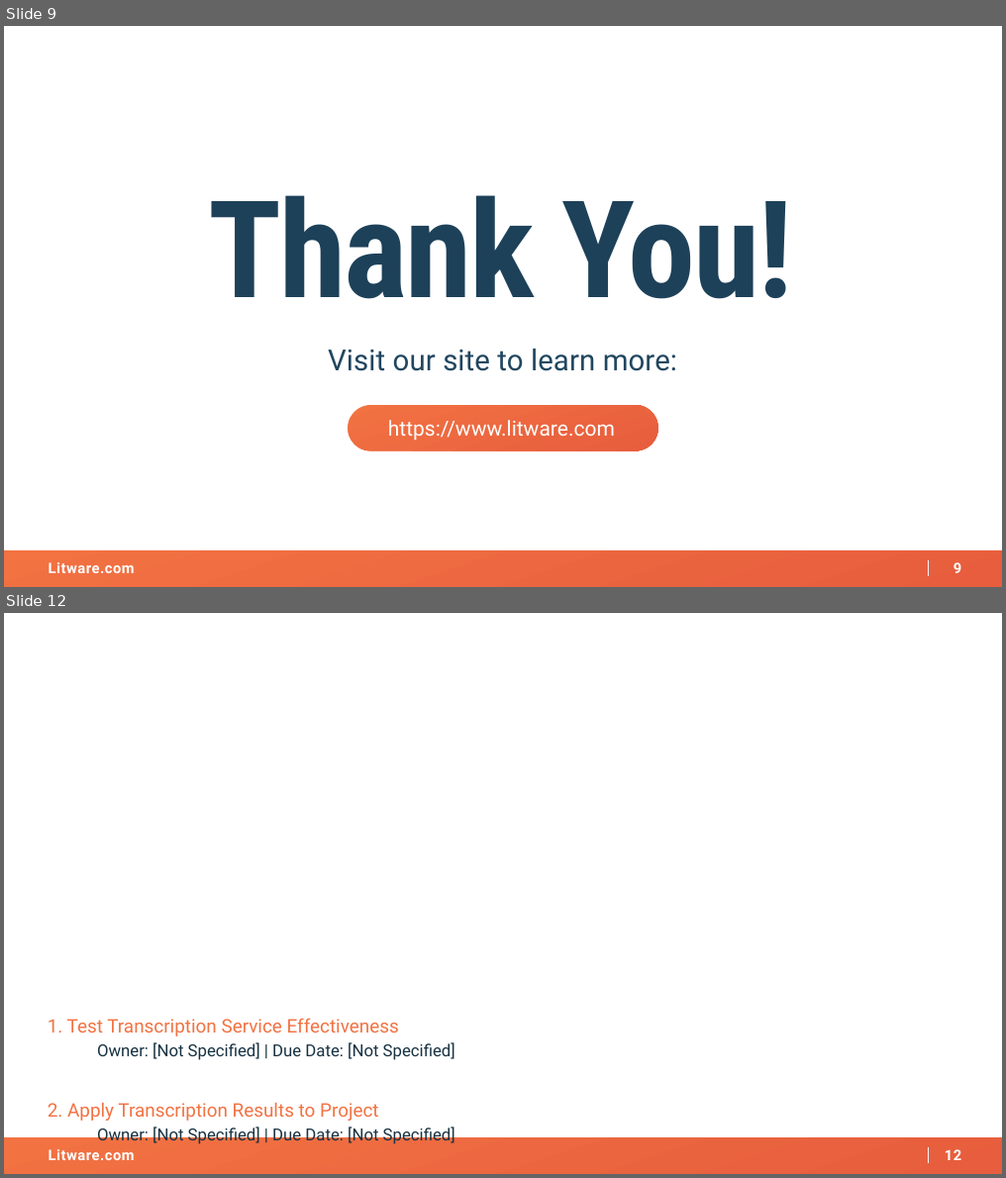
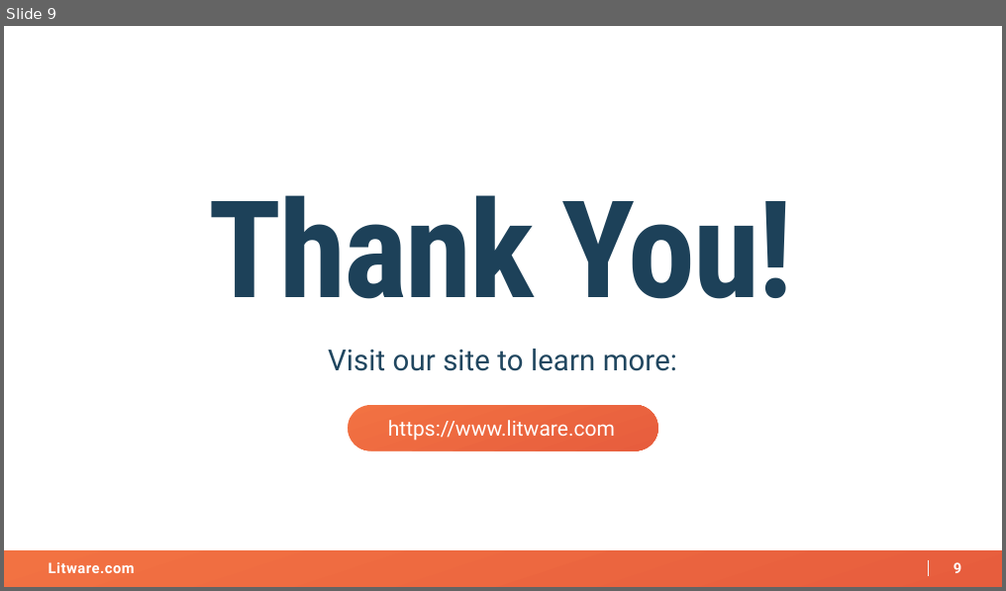
Before and after one commit to AKercha1/justtemporary, a slide deck: someproject/artifacts/kickoff-deck.pptx. Shown one above the other, each under a label of ours: slides 9 and 12 before the commit, slide 9 after it; the slides between them are not shown. The pictures are 1006x1178 and 1006x591 pixels, drawn with LibreOffice and Linux fonts; fonts in the diff are those of the drawing; background and template pictures are left out. Boxes give left, top, right and bottom in pixels: in the first picture for what was removed or moved away, otherwise in the second. Text is boxed around its words. In the diff, an @@ line names an element or a change of style, - is before the commit and + after.

```diff
--- a/someproject/artifacts/kickoff-deck.pptx
+++ b/someproject/artifacts/kickoff-deck.pptx
@@ slide 12 removed at box(4, 613, 1002, 1174), background #FFFFFF; not listed: 4 template elements that a slide beside it also shows @@
@@ text removed at box(48, 1018, 455, 1146) @@
-1. Test Transcription Service Effectiveness
-  Owner: [Not Specified] | Due Date: [Not Specified]
-2. Apply Transcription Results to Project
-  Owner: [Not Specified] | Due Date: [Not Specified]
```
Also in this commit, not shown: 2 other slides removed.
